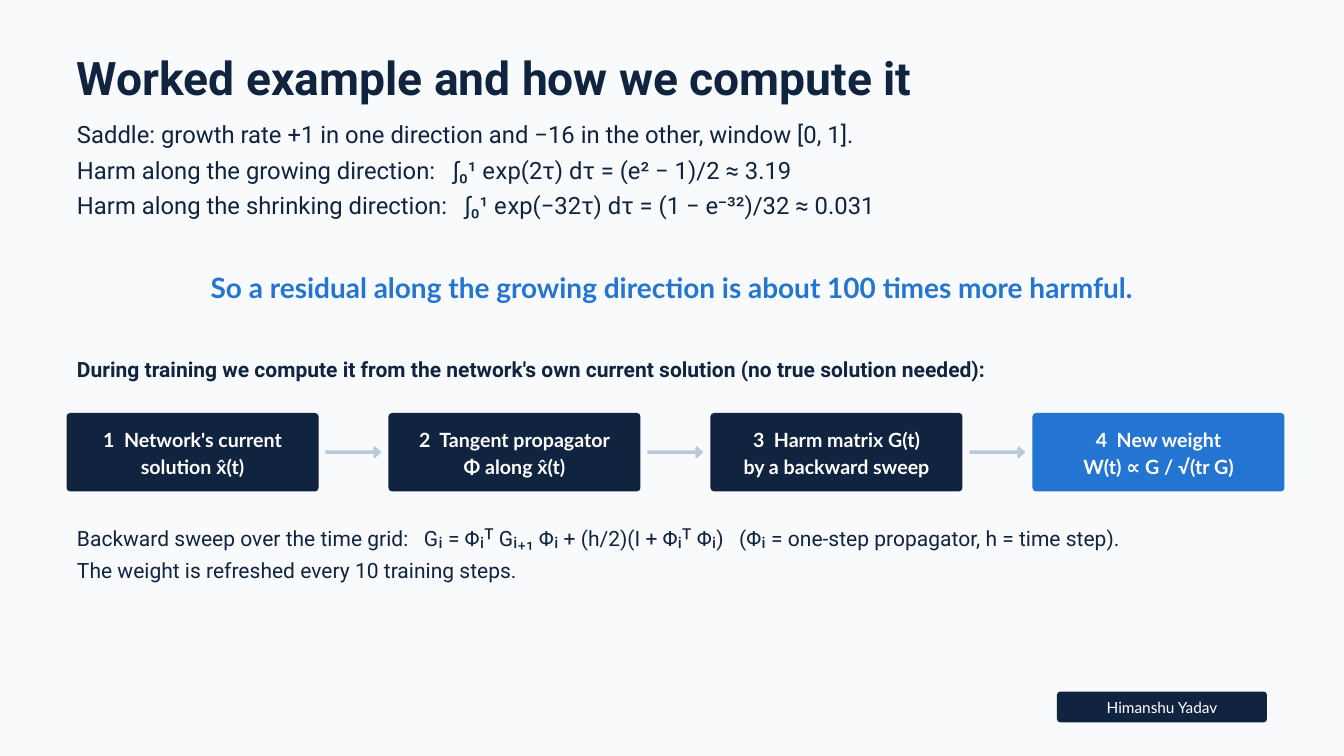
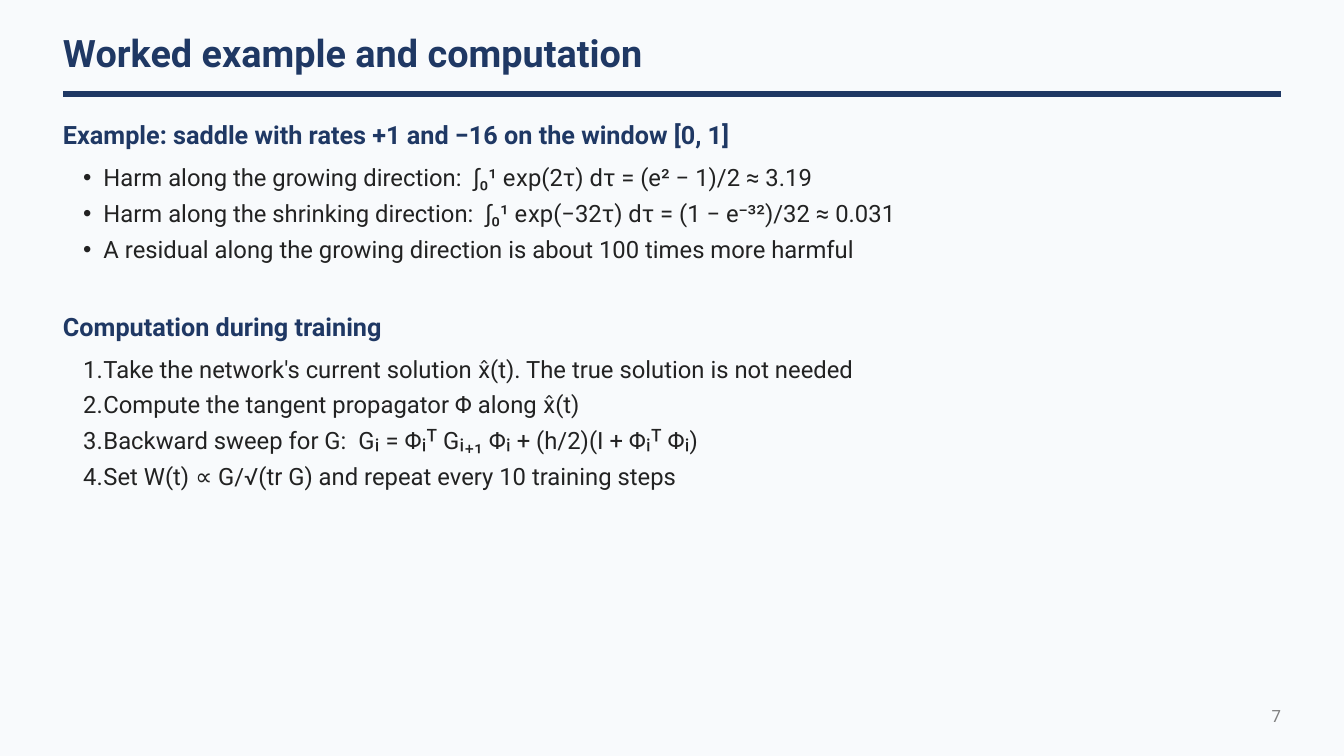
Before and after one commit to ChandraguptSharma07/directional_pinn, a slide deck: slide 7 of matrix_weighting/docs/slides/presentation.pptx. Drawn at 1344x756 pixels with LibreOffice and Linux fonts; fonts in the diff are those of the drawing. Boxes give left, top, right and bottom in pixels: in the first picture for what was removed or moved away, otherwise in the second. Text is boxed around its words. In the diff, an @@ line names an element or a change of style, - is before the commit and + after.

```diff
--- a/matrix_weighting/docs/slides/presentation.pptx
+++ b/matrix_weighting/docs/slides/presentation.pptx
@@ text at bbox=[63, 38, 643, 75]: text changed; size 49.5 to 40.5 pt; text colour #10233F to #1F3864 @@
-Worked example and how we compute it
+Worked example and computation
@@ freeform shape added at bbox=[63, 91, 1281, 96], fill #1F3864 @@
@@ text added at bbox=[63, 123, 729, 149], 27 pt, text #1F3864, bold @@
+Example: saddle with rates +1 and −16 on the window [0, 1]
@@ text at bbox=[77, 123, 853, 148]: paragraph removed @@
-Saddle: growth rate +1 in one direction and −16 in the other, window [0, 1].
@@ text "Harm along the growing direction: ...": place and size @@
-text "Harm along the growing direction: ..." at bbox=[77, 123, 875, 220]
+text "Harm along the growing direction: ..." at bbox=[103, 167, 895, 263]
@@ text at bbox=[103, 167, 895, 228]: text colour #10233F to #222222 in "Harm along the growing direction: ∫₀¹ exp(2τ) ...", "Harm along the shrinking direction: ∫₀¹ exp(−32τ) ..."; bullet none to •; list level 1 to 2 in "Harm along the growing direction: ..."; list level 1 to 2 in "Harm along the shrinking direction: ..." @@
@@ text at bbox=[103, 240, 853, 263]: paragraph added @@
+  • A residual along the growing direction is about 100 times more harmful
@@ text removed at bbox=[211, 277, 1132, 303] @@
-So a residual along the growing direction is about 100 times more harmful.
@@ text added at bbox=[63, 317, 382, 342], 27 pt, text #1F3864, bold @@
+Computation during training
@@ text added at bbox=[83, 359, 853, 490], 25.5 pt, text #222222 @@
+  1. Take the network's current solution x̂(t). The true solution is not needed
+  2. Compute the tangent propagator Φ along x̂(t)
+  3. Backward sweep for G: Gᵢ = Φᵢᵀ Gᵢ₊₁ Φᵢ + (h/2)(I + Φᵢᵀ Φᵢ)
+  4. Set W(t) ∝ G/√(tr G) and repeat every 10 training steps
@@ text removed at bbox=[77, 360, 985, 382] @@
-During training we compute it from the network's own current solution (no true solution needed):
@@ freeform shape removed at bbox=[67, 413, 319, 492] @@
@@ freeform shape removed at bbox=[388, 413, 640, 492] @@
@@ freeform shape removed at bbox=[710, 413, 962, 492] @@
@@ freeform shape removed at bbox=[1032, 413, 1284, 492] @@
@@ text removed at bbox=[103, 432, 282, 477] @@
-1 Network's current
-solution x̂(t)
@@ text removed at bbox=[419, 432, 609, 478] @@
-2 Tangent propagator
-Φ along x̂(t)
@@ text removed at bbox=[744, 432, 929, 478] @@
-3 Harm matrix G(t)
-by a backward sweep
@@ text removed at bbox=[1083, 432, 1234, 477] @@
-4 New weight
-W(t) ∝ G / √(tr G)
@@ arrow removed from (325, 452) to (382, 452) @@
@@ arrow removed from (648, 452) to (704, 452) @@
@@ arrow removed from (970, 452) to (1025, 452) @@
@@ text removed at bbox=[77, 528, 1120, 583] @@
-Backward sweep over the time grid: Gᵢ = Φᵢᵀ Gᵢ₊₁ Φᵢ + (h/2)(I + Φᵢᵀ Φᵢ) (Φᵢ = one-step propagator, h = time step).
-The weight is refreshed every 10 training steps.
@@ freeform shape removed at bbox=[1057, 691, 1267, 722] @@
@@ text removed at bbox=[1107, 701, 1217, 713] @@
-Himanshu Yadav
@@ text added at bbox=[1272, 710, 1281, 722], 18 pt, text #7F7F7F @@
+7
```
Also in this commit, not shown: 11 other slides changed, 1 slide added, 2 other files.
